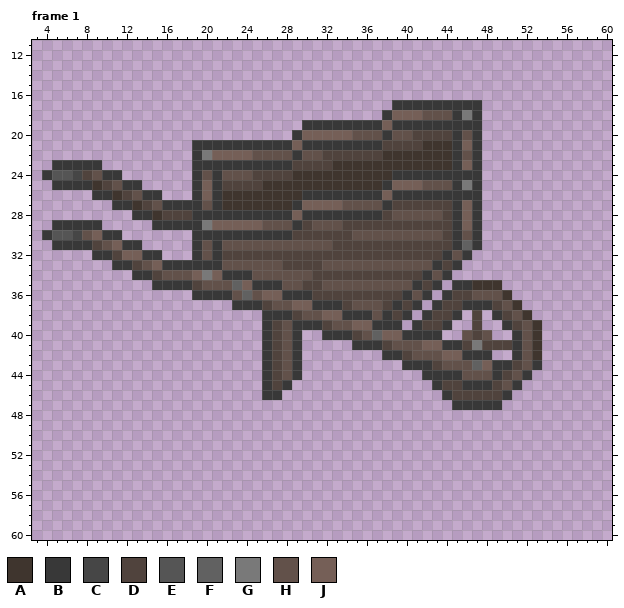
Pixel-art file: Assets/Graphics/WorldObjects/WheelBarrow.aseprite. Above is the file before it was changed.
64x64 pixels, 7 frames. Shown: frame 1: x 3..60, y 11..60. The commit also changed other frames, which this record leaves out.
Palette (. is transparent): A #3f352e  B #383838  C #464646  D #50433d  E #555555  F #616161  G #797979  H #62514a  J #755f57
Pixels before, frame 1 (only the part around the change), first column x 3:
39 .......................BDHBBBDHHJJBBB.BDDB..D..BDHA.......
40 .......................BDHB..BBBDHFJJBBBB..HDH..BHA.......
41 .......................BDHB.....BBBDHHHJJBBDGDDDBHA.......
42 .......................BDHB........BBDHHHJJBBB..BHA.......
43 .......................BDHB..........BBBDHHHFJBBDHB.......
44 .......................BDHB............BBBBHHHBDHB........
45 .......................BDB..............BDDBBBDHB.........
46 .......................BB................BDDDDDB..........
47 ..........................................BBBBB...........
48 ..........................................................
49 ..........................................................
50 ..........................................................
51 ..........................................................
52 ..........................................................
53 ..........................................................
54 ..........................................................
55 ..........................................................
56 ..........................................................
57 ..........................................................
58 ..........................................................
59 ..........................................................
60 ..........................................................
Once edited:
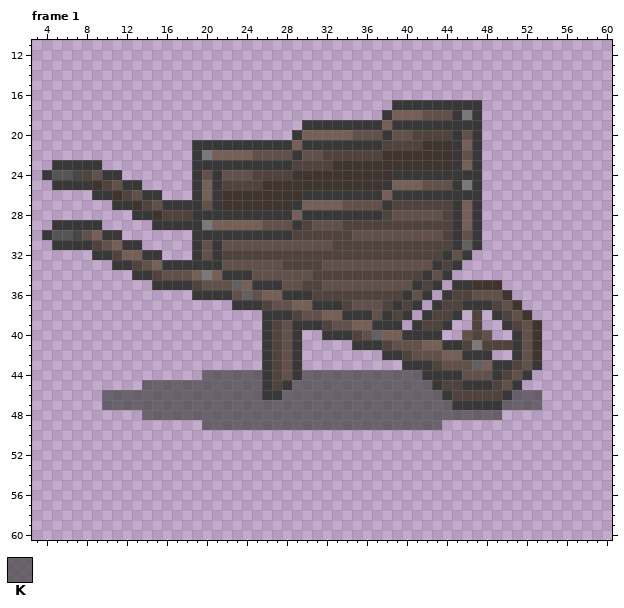
Colours new in this view: K #464646b4
Change:
{"change": "layer \"Shadow\" added"}
{"where": "frame 1, layer \"Shadow\""}
{"frame":1,"y":44,"x":20,"old":"......","new":"KKKKKK"}
{"frame":1,"y":44,"x":30,"old":"............","new":"KKKKKKKKKKKK"}
{"frame":1,"y":45,"x":14,"old":"............","new":"KKKKKKKKKKKK"}
{"frame":1,"y":45,"x":29,"old":"..............","new":"KKKKKKKKKKKKKK"}
{"frame":1,"y":46,"x":10,"old":"................","new":"KKKKKKKKKKKKKKKK"}
{"frame":1,"y":46,"x":28,"old":"................","new":"KKKKKKKKKKKKKKKK"}
{"frame":1,"y":46,"x":51,"old":"...","new":"KKK"}
{"frame":1,"y":47,"x":10,"old":"...................................","new":"KKKKKKKKKKKKKKKKKKKKKKKKKKKKKKKKKKK"}
{"frame":1,"y":47,"x":50,"old":"....","new":"KKKK"}
{"frame":1,"y":48,"x":14,"old":"....................................","new":"KKKKKKKKKKKKKKKKKKKKKKKKKKKKKKKKKKKK"}
{"frame":1,"y":49,"x":20,"old":"........................","new":"KKKKKKKKKKKKKKKKKKKKKKKK"}
{"label":"added","picture_box":[102,370,542,430]}
